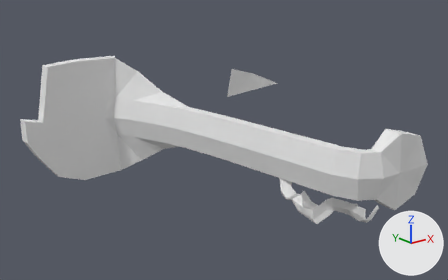
Renders of the OBJ model assets/models/level/lava/model.obj from each side of a commit.
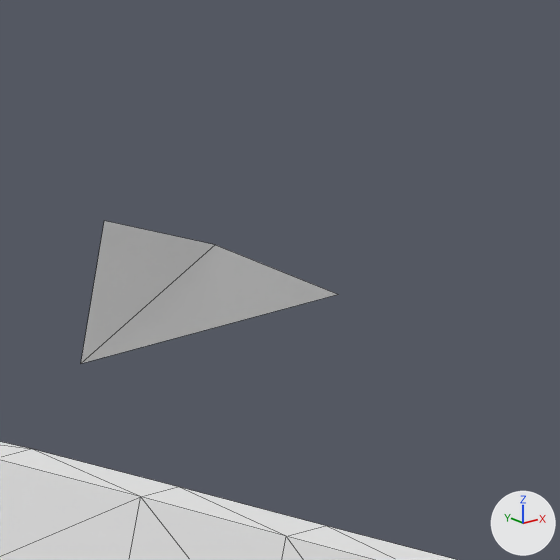
Each version is shown whole from a camera (50 mm lens) standing at (-298.2, -263.3, 78.0) and looking at (-149.1, -76.9, 3.4), then close up on the part from 47% to 72% of the width and 9% to 48% of the height. The lights are fixed; the arrows at lower right show +X, +Y and +Z. The first two pictures are the older version. The close-ups show mesh edges as thin lines. Where no turn or scale is listed for an object, it has been applied to the vertices.

Names of what the first close-up shows: 'lavaMesh'.
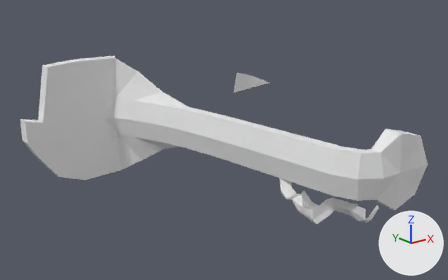
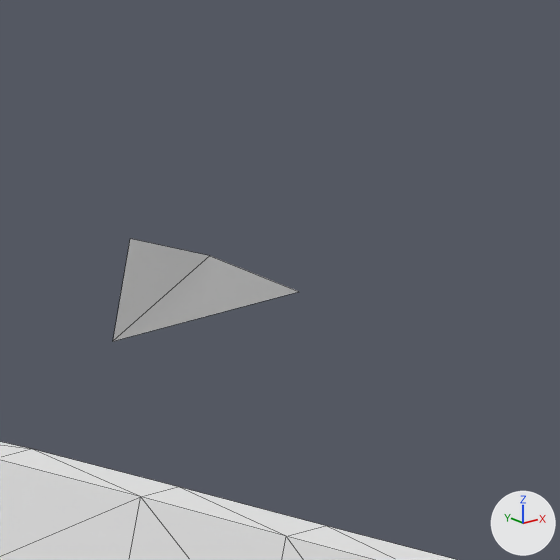
Where the change shows, as pixel boxes (x1, y1, x2, y2) in the close-ups (560 x 560 px; the box of a moved part takes in the faces that stretch with it):
'lavaMesh', reshaped: before (0, 221, 456, 560); after (0, 239, 456, 560)
part 1 of me_lavamesh, moved or reshaped: before (81, 221, 338, 363); after (113, 239, 299, 341)

The change, as a diff of the scene's bpy script:
```diff
--- a/assets/models/level/lava/model.obj.py
+++ b/assets/models/level/lava/model.obj.py
@@ me_lavamesh @@
 me_lavamesh.from_pydata(...)  # 154 vertices, 225 faces; spans x -204.5..-105.2, y -141.8..-4.4, z -26.6..29.3
 # used by ob_lavamesh; location = (0.0, 0.0, 0.0)
-me_lavamesh.vertices[93].co = (-121.8, -63.3, 25.0)  # pixel (215, 244)
-me_lavamesh.vertices[94].co = (-135.2, -61.7, 16.3)  # pixel (80, 363)
-me_lavamesh.vertices[95].co = (-133.2, -62.3, 28.3)  # pixel (104, 220)
-me_lavamesh.vertices[96].co = (-109.4, -65.6, 19.4)  # pixel (338, 294)
+# me_lavamesh part 1
+me_lavamesh.vertices[93].co = (-122.7, -63.7, 24.2)  # pixel (209, 255)
+me_lavamesh.vertices[94].co = (-132.3, -62.5, 17.9)  # pixel (112, 341)
+me_lavamesh.vertices[95].co = (-130.9, -62.9, 26.6)  # pixel (130, 238)
+me_lavamesh.vertices[96].co = (-113.8, -65.3, 20.2)  # pixel (299, 291)
 me_lavamesh.materials.append(mat_lavamat)
```
